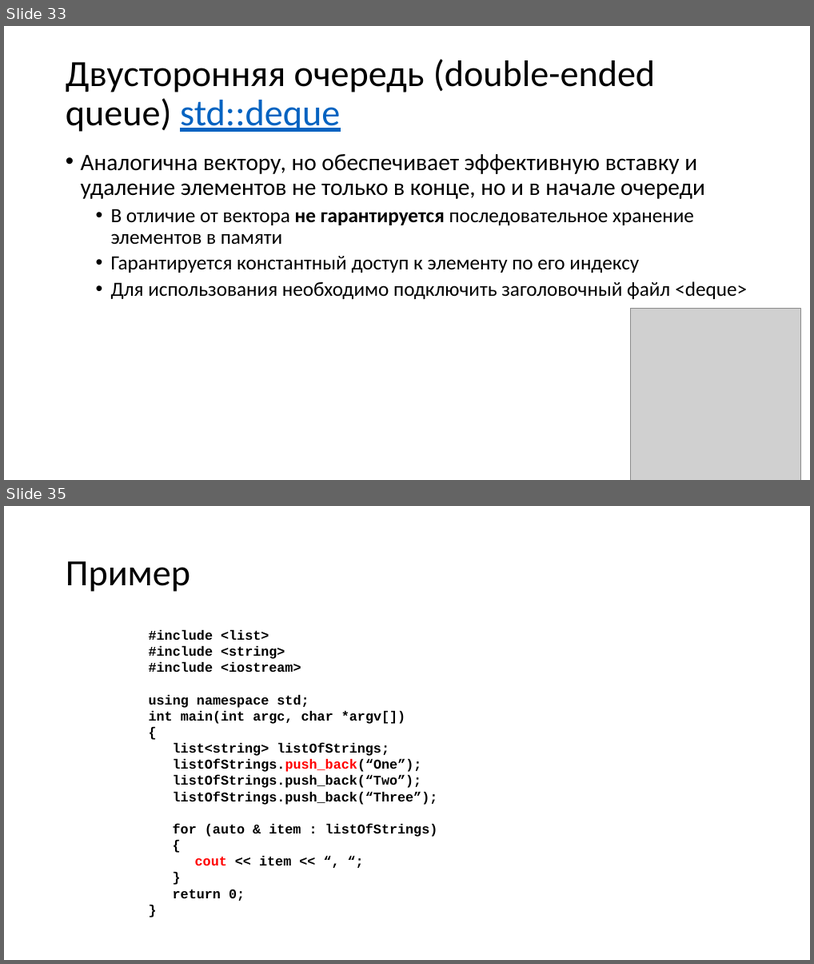
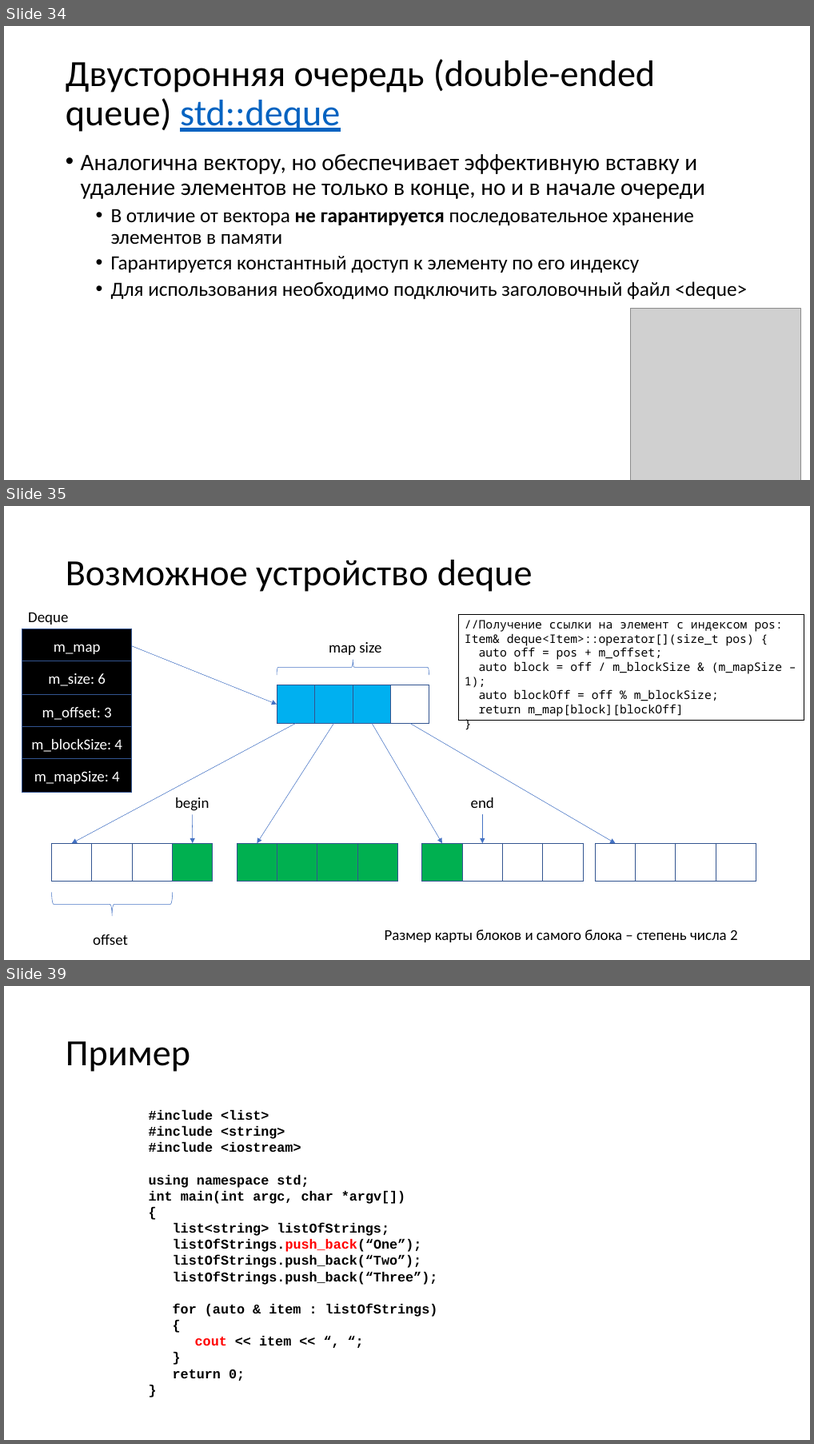
Before and after one commit to alexey-malov/oop, a slide deck: lectures/01/Стандартная библиотека.pptx. Shown one above the other, each under a label of ours: slides 33 and 35 before the commit, slides 34, 35 and 39 after it; the slides between them are not shown. The pictures are 814x964 and 814x1444 pixels, drawn with LibreOffice and Linux fonts; fonts in the diff are those of the drawing; grey boxes stand for pictures. Boxes give left, top, right and bottom in pixels: in the first picture for what was removed or moved away, otherwise in the second. Text is boxed around its words. In the diff, an @@ line names an element or a change of style, - is before the commit and + after.

```diff
--- a/lectures/01/Стандартная библиотека.pptx
+++ b/lectures/01/Стандартная библиотека.pptx
@@ slide 35 added at [4,506,810,960], background #FFFFFF @@
@@ title added at [66,560,533,592], 44 pt, text #000000 @@
+Возможное устройство deque
@@ text added at [28,612,68,624], 18 pt, text #000000 @@
+Deque
@@ rectangle added at [459,614,805,720], fill #FFFFFF, outline #000000 1 pt, 14 pt, text #000000 @@
+//Получение ссылки на элемент с индексом pos:
+Item& deque<Item>::operator[](size_t pos) {
+auto off = pos + m_offset;
+auto block = off / m_blockSize & (m_mapSize – 1);
+auto blockOff = off % m_blockSize;
+return m_map[block][blockOff]
+}
@@ arrow added from (132, 646) to (277, 704), #4472C4 0.5 pt @@
@@ text added at [329,642,382,655], 18 pt, text #000000 @@
+map size
@@ left brace added at [277,659,430,675], outline #4472C4 0.5 pt @@
@@ rectangle added at [277,685,315,723], fill #00B0F0, outline #325491 1 pt @@
@@ rectangle added at [315,685,353,723], fill #00B0F0, outline #325491 1 pt @@
@@ rectangle added at [353,685,391,723], fill #00B0F0, outline #325491 1 pt @@
@@ rectangle added at [391,685,430,723], outline #325491 1 pt @@
@@ arrow added from (296, 723) to (72, 843), #4472C4 0.5 pt @@
@@ arrow added from (334, 723) to (257, 843), #4472C4 0.5 pt @@
@@ arrow added from (373, 723) to (442, 843), #4472C4 0.5 pt @@
@@ arrow added from (410, 723) to (616, 843), #4472C4 0.5 pt @@
@@ group added at [22,629,132,792]: 5 rectangles @@
+m_map
+m_size: 6
+m_offset: 3
+m_blockSize: 4
+m_mapSize: 4
@@ text added at [175,797,209,811], 18 pt, text #000000 @@
+begin
@@ arrow added from (192, 815) to (193, 843), #4472C4 0.5 pt @@
@@ text added at [471,797,494,808], 18 pt, text #000000 @@
+end
@@ arrow added from (482, 815) to (482, 843), #4472C4 0.5 pt @@
@@ group added at [52,843,757,881]: 16 rectangles @@
@@ left brace added at [51,892,173,916], outline #4472C4 0.5 pt @@
@@ text added at [93,934,128,944], 18 pt, text #000000 @@
+offset
@@ text added at [385,929,738,942], 18 pt, text #000000 @@
+Размер карты блоков и самого блока – степень числа 2
@@ what was slide 33 is now slide 34 @@
@@ what was slide 35 is now slide 39 @@
```
Also in this commit, not shown: 9 slides changed, 10 other slides added, 2 slides removed.
